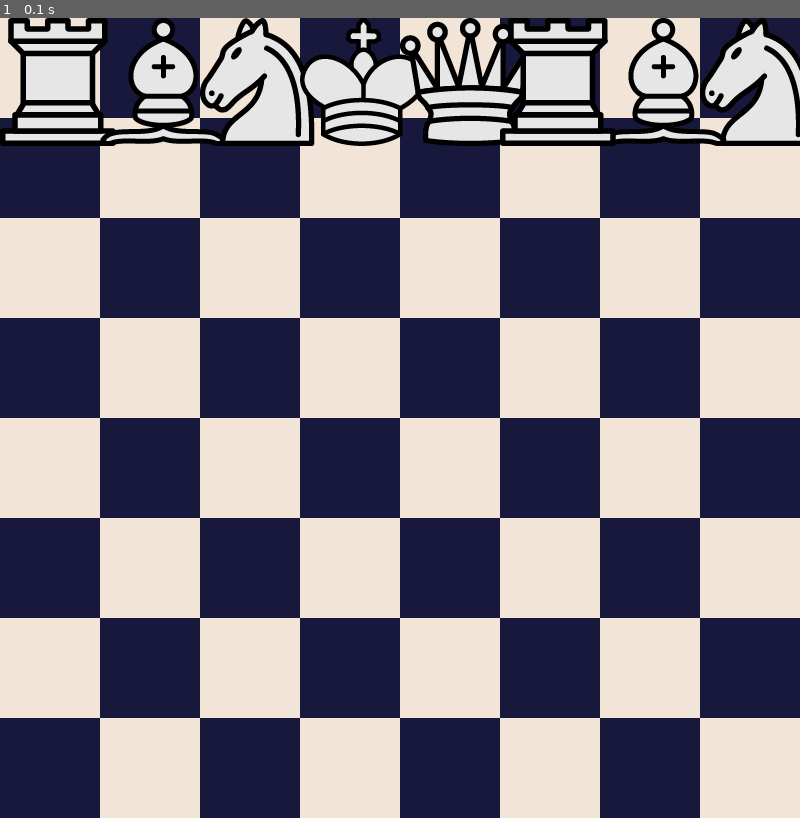
Above: before the commit, frame 1.
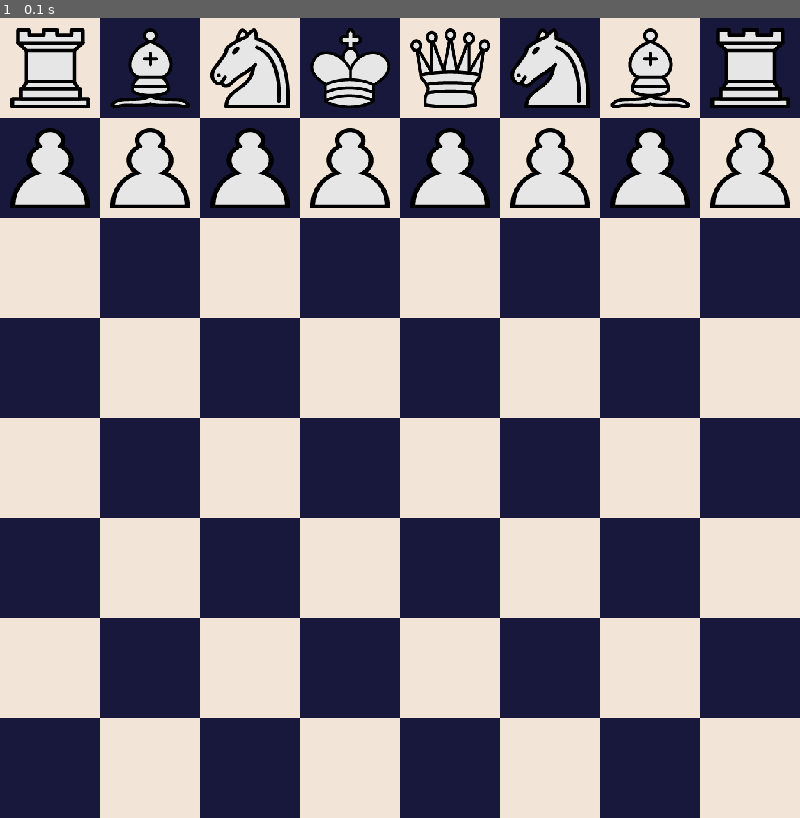
Above: after the commit, the same moment.

Repository: tib-source/Chess_pygame
Game: pygame game, started from main.py
The game is run twice, just before and just after one commit, with the same random seed, the same clock (stepped at 60 frames per second) and the same inputs.
Inputs:
- Up to frame 1 (0.1 s): no input

The runs differ from the first frame. In frame 1, 11% of the frame differs, in the area x 0-100%, y 0-24%.

Commit message:
Correctly positied all the white peices

Diff:
--- a/Chess/board.py
+++ b/Chess/board.py
@@ -27,9 +27,9 @@
         Knight_0_White = Knight( self.gameBoard[0][2][0] , self.gameBoard[0][2][1] , "White" )
         King_0_White =   King( self.gameBoard[0][3][0] , self.gameBoard[0][3][1] , "White" )
         Queen_0_White =  Queen( self.gameBoard[0][4][0] , self.gameBoard[0][4][1] , "White" )
-        Knight_1_White = Knight( self.gameBoard[0][7][0] , self.gameBoard[0][7][1] , "White" )
+        Knight_1_White = Knight( self.gameBoard[0][5][0] , self.gameBoard[0][5][1] , "White" )
         Bishop_1_White = Bishop( self.gameBoard[0][6][0] , self.gameBoard[0][6][1] , "White" )
-        Rook_1_White =   Rook( self.gameBoard[0][5][0] , self.gameBoard[0][5][1] , "White" )
+        Rook_1_White =   Rook( self.gameBoard[0][7][0] , self.gameBoard[0][7][1] , "White" )
 
         wh_list = [
             Rook_0_White,
@@ -45,19 +45,27 @@
         for i, x in enumerate(wh_list):
             x.draw(x.color, screen)
             self.board[0].append( Spot( 0*SQUARE, i*SQUARE, x ))
+        Pawns = {}
+        for i in range(0, BOARD_LENGTH):
+            Pawns["p "+str(i)+" w"] = Pawn_ = Pawn( self.gameBoard[1][i][0], self.gameBoard[1][i][1], "White")
+            Pawn_.draw(Pawn_.color, screen)
+            self.board[1].append( Spot( 1*SQUARE, i*SQUARE, Pawn_ ))
+
+        # for i in range(0, BOARD_LENGTH):
+        #     Pawn( self.gameBoard[1][i][0], self.gameBoard[1][i][1], "White")
 
 
-        Pawn_0_White = Rook(self.gameBoard[0][0][0], self.gameBoard[0][1][0],"White")
+        #Pawn_0_White = Rook(self.gameBoard[0][0][0], self.gameBoard[0][1][0],"White")
 
         #BLACK
-        Rook_0_Black =      self.board[7].append ( Spot( 7*SQUARE, 0*SQUARE, (Rook( self.gameBoard[7][0][0] , self.gameBoard[7][0][1] , "White" ) ) ) )
-        Bishop_0_Black =    self.board[7].append ( Spot( 7*SQUARE, 1*SQUARE, (Bishop( self.gameBoard[7][1][0] , self.gameBoard[7][1][1] , "Black" ) ) ) )
-        Knight_0_Black =    self.board[7].append ( Spot( 7*SQUARE, 2*SQUARE, (Knight( self.gameBoard[7][2][0] , self.gameBoard[7][2][1] , "Black" ) ) ) )
-        King_0_Black =      self.board[7].append ( Spot( 7*SQUARE, 3*SQUARE, (King( self.gameBoard[7][3][0] , self.gameBoard[7][3][1] , "Black" ) ) ) )
-        Queen_0_Black =     self.board[7].append ( Spot( 7*SQUARE, 4*SQUARE, (Queen( self.gameBoard[7][4][0] , self.gameBoard[7][4][1] , "Black" ) ) ) )
-        Knight_1_Black =    self.board[7].append ( Spot( 7*SQUARE, 5*SQUARE, (Knight( self.gameBoard[7][7][0] , self.gameBoard[7][7][1] , "Black" ) ) ) )
-        Bishop_1_Black =    self.board[7].append ( Spot( 7*SQUARE, 6*SQUARE, (Bishop( self.gameBoard[7][6][0] , self.gameBoard[7][6][1] , "Black" ) ) ) )
-        Rook_1_Black =      self.board[7].append ( Spot( 7*SQUARE, 7*SQUARE, (Rook( self.gameBoard[7][5][0] , self.gameBoard[7][5][1] , "Black" ) ) ) )
+        # Rook_0_Black =      self.board[7].append ( Spot( 7*SQUARE, 0*SQUARE, (Rook( self.gameBoard[7][0][0] , self.gameBoard[7][0][1] , "White" ) ) ) )
+        # Bishop_0_Black =    self.board[7].append ( Spot( 7*SQUARE, 1*SQUARE, (Bishop( self.gameBoard[7][1][0] , self.gameBoard[7][1][1] , "Black" ) ) ) )
+        # Knight_0_Black =    self.board[7].append ( Spot( 7*SQUARE, 2*SQUARE, (Knight( self.gameBoard[7][2][0] , self.gameBoard[7][2][1] , "Black" ) ) ) )
+        # King_0_Black =      self.board[7].append ( Spot( 7*SQUARE, 3*SQUARE, (King( self.gameBoard[7][3][0] , self.gameBoard[7][3][1] , "Black" ) ) ) )
+        # Queen_0_Black =     self.board[7].append ( Spot( 7*SQUARE, 4*SQUARE, (Queen( self.gameBoard[7][4][0] , self.gameBoard[7][4][1] , "Black" ) ) ) )
+        # Knight_1_Black =    self.board[7].append ( Spot( 7*SQUARE, 5*SQUARE, (Knight( self.gameBoard[7][7][0] , self.gameBoard[7][7][1] , "Black" ) ) ) )
+        # Bishop_1_Black =    self.board[7].append ( Spot( 7*SQUARE, 6*SQUARE, (Bishop( self.gameBoard[7][6][0] , self.gameBoard[7][6][1] , "Black" ) ) ) )
+        # Rook_1_Black =      self.board[7].append ( Spot( 7*SQUARE, 7*SQUARE, (Rook( self.gameBoard[7][5][0] , self.gameBoard[7][5][1] , "Black" ) ) ) )
 
 
 
--- a/Chess/peice.py
+++ b/Chess/peice.py
@@ -1,6 +1,7 @@
 import pygame
 from .constants import SQUARE
-import os
+
+
 class Piece():
     def __init__(self, col:int, row:int, color:str) -> None:
         self.killed = False
@@ -26,7 +27,8 @@
     def draw(self, color, screen):
         if self.image == None:
             self.image = pygame.image.load(f"asset\\{self.name.upper()}_{color.upper()}.png").convert_alpha()
-        screen.blit(self.image, pygame.Rect(self.x, self.y, 10 ,10 ))
+            self.image = pygame.transform.scale(self.image, (80, 80))
+        screen.blit(self.image, pygame.Rect(self.x+10, self.y+10, 10 ,10 ))
         pygame.display.update()
 
 class King(Piece):
